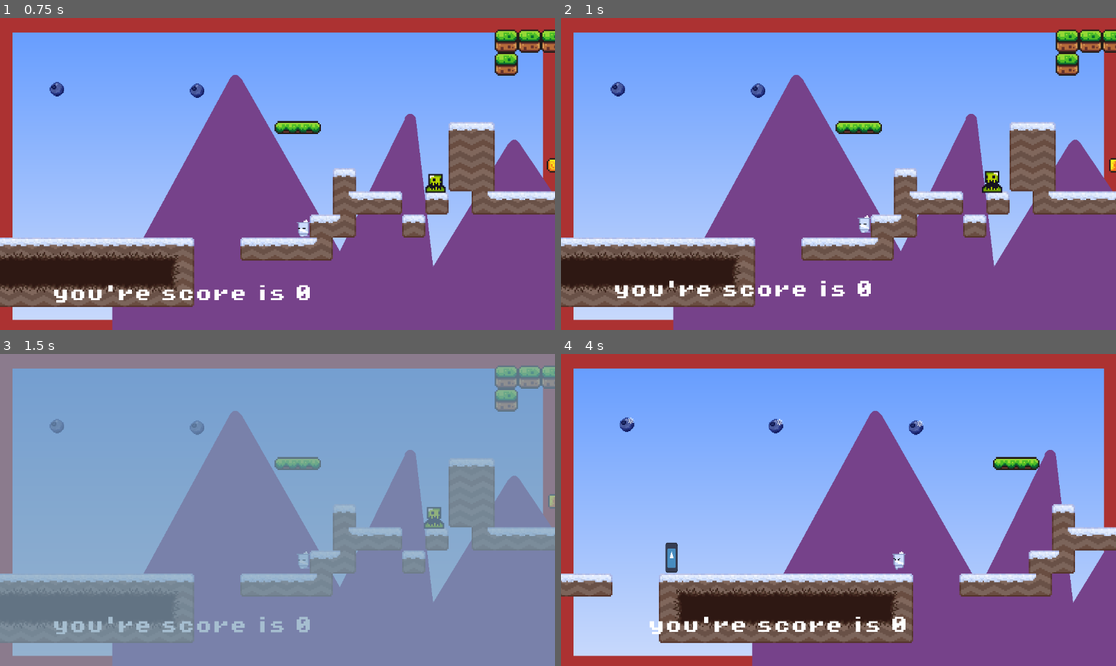
Above: before the commit, frames 1-4 (two rows, left to right).
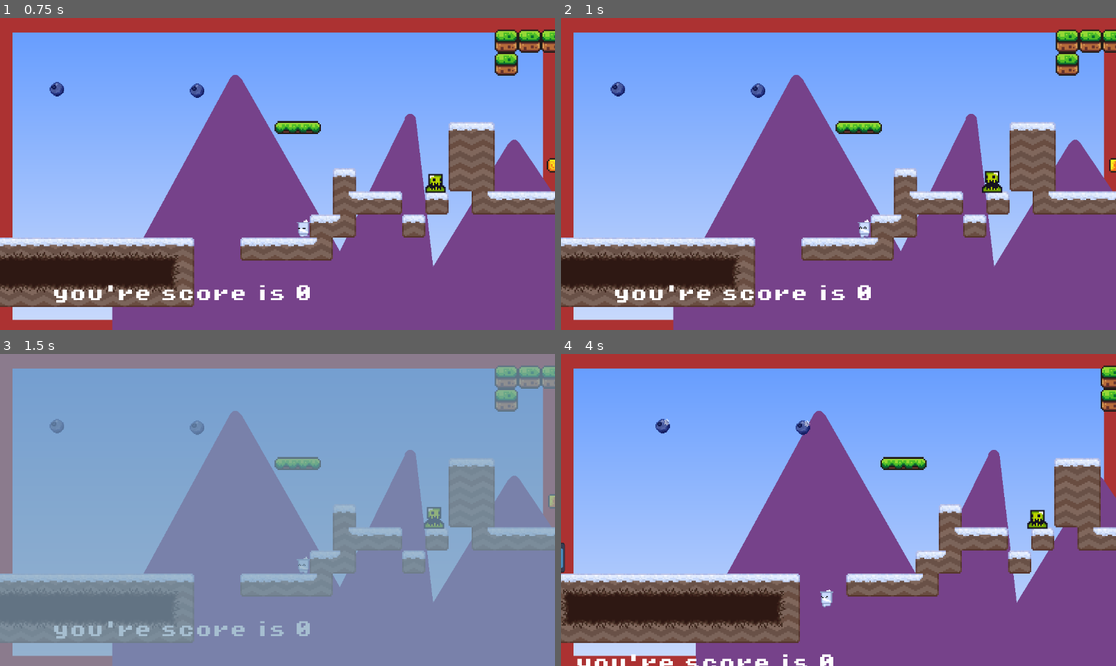
Above: after the commit, the same moments.

Repository: KingKiwiThe3rd/Priff-My-Beloved
Game: Godot game, scene res://scenes/game.tscn
Two runs of this game, one before a commit and one after it. Both use one fixed random seed, a clock stepped at 60 frames per second and the inputs below. The engine's default icon, where the game draws it, is replaced by a stand-in: a white triangle on a blue panel in a dark square.
Inputs:
- Up to frame 1 (0.75 s): hold Right (Move Right) from 0.53 s (still down); tap Shift (Dash) at 0.6 s
- Up to frame 2 (1 s): keep holding Right (Move Right); tap Space (Jump) at 0.77 s
- Up to frame 3 (1.5 s): keep holding Right (Move Right); tap F (time_slow) at 1.35 s
- Up to frame 4 (4 s): tap Space (Jump) at 1.52, 3.02, 3.77 s; release Right (Move Right) at 2.03 s; hold A (Move Left) 2.03-2.78 s; tap Shift (Dash) at 2.1, 3.6 s; hold Right (Move Right) from 2.78 s (still down); tap F (time_slow) at 2.85 s

Frame 1 is identical in both runs. In frame 2, 1.0% of the frame differs, in the area x 9-56%, y 63-92%; in frame 3, 0.8%; in frame 4, 31%, in the area x 0-100%, y 3-100%.

Commit message:
combined the moving background with a workingish wall slide

Diff:
--- a/scripts/priff.gd
+++ b/scripts/priff.gd
@@ -28,19 +28,16 @@
 var slow_motion_scale = 0.3  # Slower = lower value (0.3 = 30% normal speed)
 var slow_motion_timer := 0.0
 
-# at top of your CharacterBody2D script:
-
 enum PlayerState { NORMAL, WALL_SLIDE }
 var state = PlayerState.NORMAL
 
-const WALL_SLIDE_SPEED = 50.0
+const WALL_SLIDE_SPEED = 30.0
 const WALL_HANG_TIME   = 3.0
-const WALL_JUMP_X      = 300.0  # ↑ increase this to round corners
-const WALL_JUMP_Y      = -250.0 # ↓ decrease (make less negative) to trade vertical
+const WALL_JUMP_X      = 130.0
+const WALL_JUMP_Y      = - 200.0
 
-var wall_dir = 0          # +1 if hanging on right wall, -1 on left
+var wall_dir = 0
 var hang_timer = WALL_HANG_TIME
-
 
 func _ready():
 	dash_manager.player = self  # Link Priff to DashManager
@@ -72,24 +69,25 @@
 				wall_dir = (1 if input_dir > 0 else -1)
 				state = PlayerState.WALL_SLIDE
 				dash_manager.reset_dash()
-		# else: fall through to normal movement/gravity below
+			# else: fall through to normal movement/gravity below
 		PlayerState.WALL_SLIDE:
-			# clamp vertical speed
-			velocity.y = min(velocity.y, WALL_SLIDE_SPEED)
+			# exit conditions
+			if is_on_floor() or not is_on_wall() or input_dir == 0:
+				state = PlayerState.NORMAL
+			# force slow downward slide
+			velocity.y = WALL_SLIDE_SPEED
 			velocity.x = 0
-			# on jump, bounce off
+			# bounce if jump
 			if Input.is_action_just_pressed("Jump"):
 				velocity.x = -wall_dir * WALL_JUMP_X
 				velocity.y = WALL_JUMP_Y
 				state = PlayerState.NORMAL
 			else:
-				# count down your hang time
 				hang_timer -= delta
 				if hang_timer <= 0:
 					state = PlayerState.NORMAL
-				# slide movement only
 			move_and_slide()
-			return  # skip the rest while in wall‐slide
+			return  # skip normal physics while sliding
 
 	# Jumping
 	if Input.is_action_just_pressed("Jump") and (is_on_floor() or JUMP_AMOUNT > 0 or coyote_timer > 0):
Not shown: 1 places in scenes/game.tscn that only renumber resources
